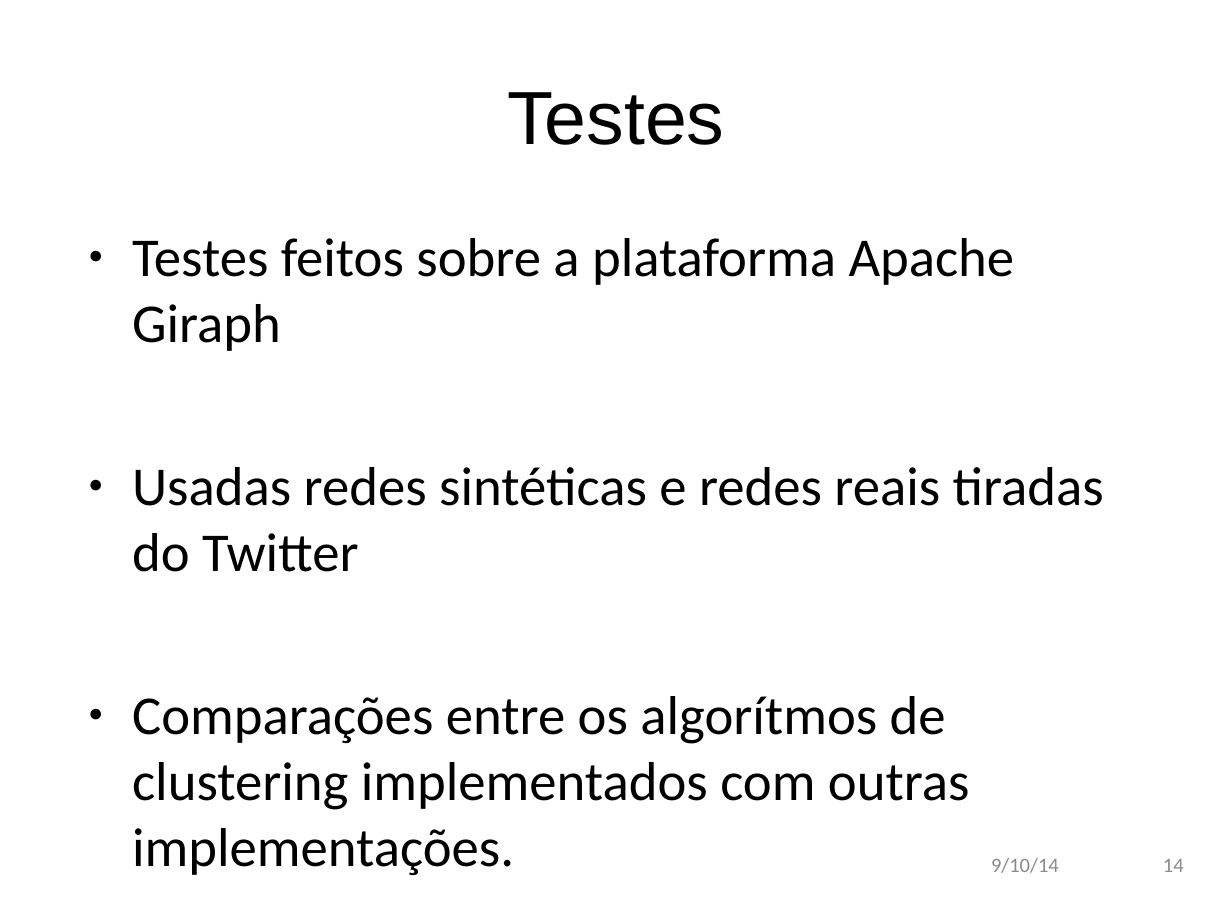
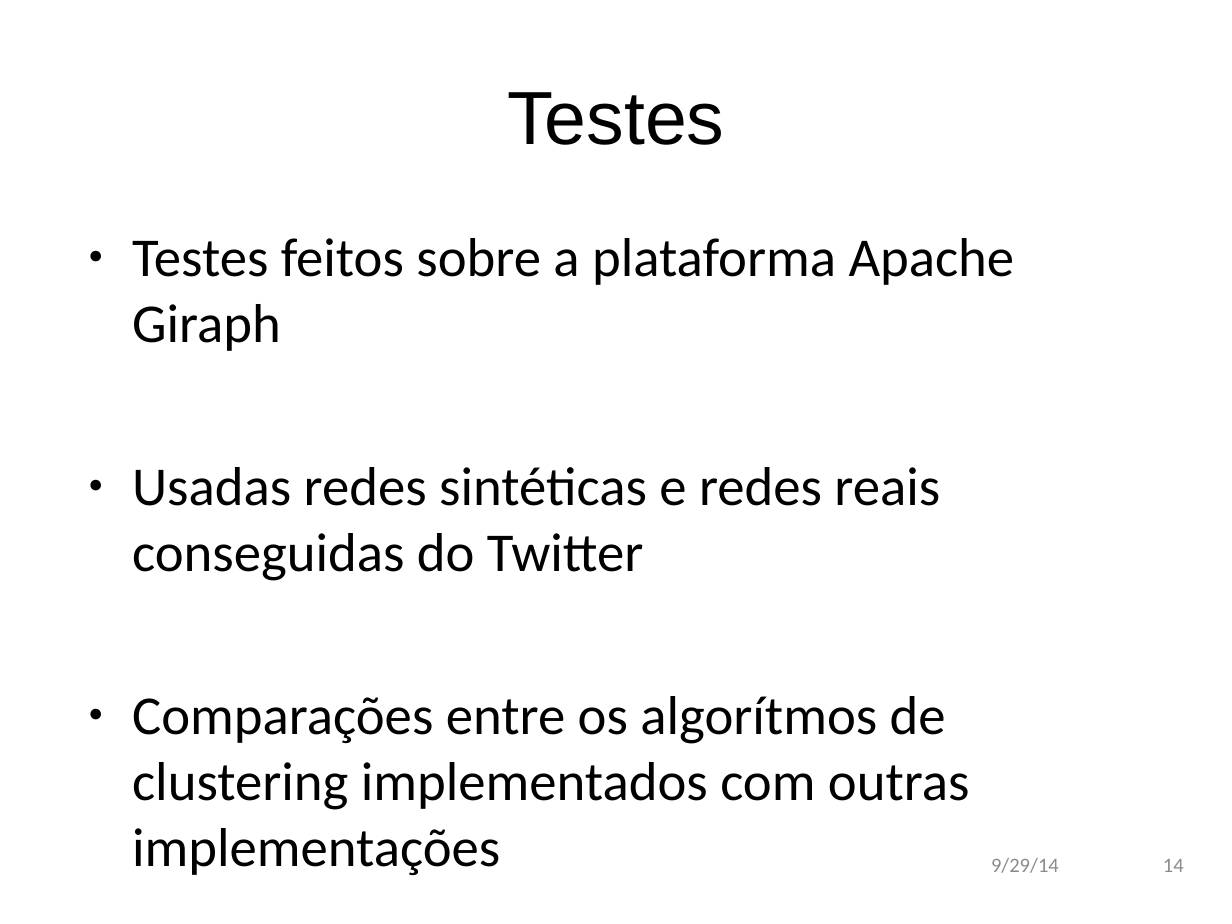
Before and after one commit to andremota/Distributed-Graph-Processing, a slide deck: slide 14 of docs/apresentação/apres_isel_format.odp. Drawn at 1232x924 pixels with LibreOffice and Linux fonts; fonts in the diff are those of the drawing; background and template pictures are left out. Boxes give left, top, right and bottom in pixels: in the first picture for what was removed or moved away, otherwise in the second. Text is boxed around its words. In the diff, an @@ line names an element or a change of style, - is before the commit and + after.

```diff
--- a/docs/apresentação/apres_isel_format.odp
+++ b/docs/apresentação/apres_isel_format.odp
@@ text at (132,467,970,810): text changed @@
-● Usadas redes sintéticas e redes reais tiradas do Twitter
-● Comparações entre os algorítmos de clustering implementados com outras implementações.
+● Usadas redes sintéticas e redes reais conseguidas do Twitter
+● Comparações entre os algorítmos de clustering implementados com outras implementações
@@ text at (991,858,1059,873): text changed @@
-9/10/14
+9/29/14
```
Also in this commit, not shown: 17 other slides changed.
